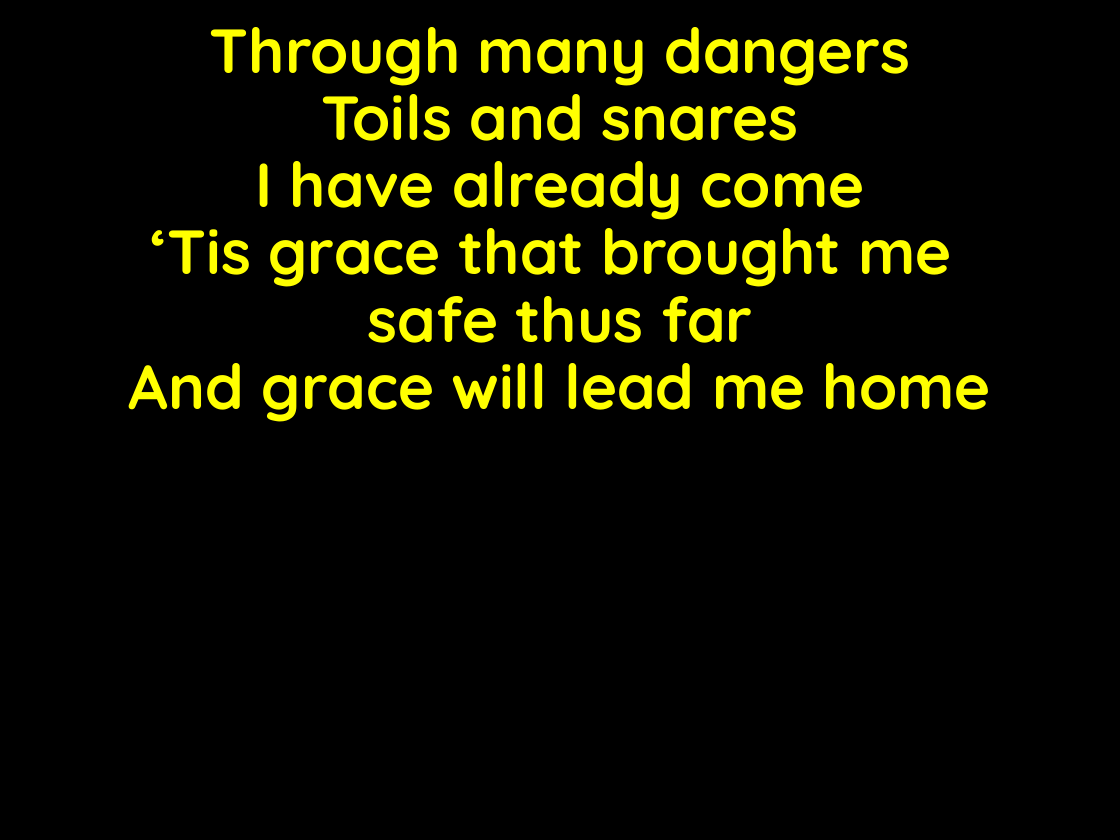
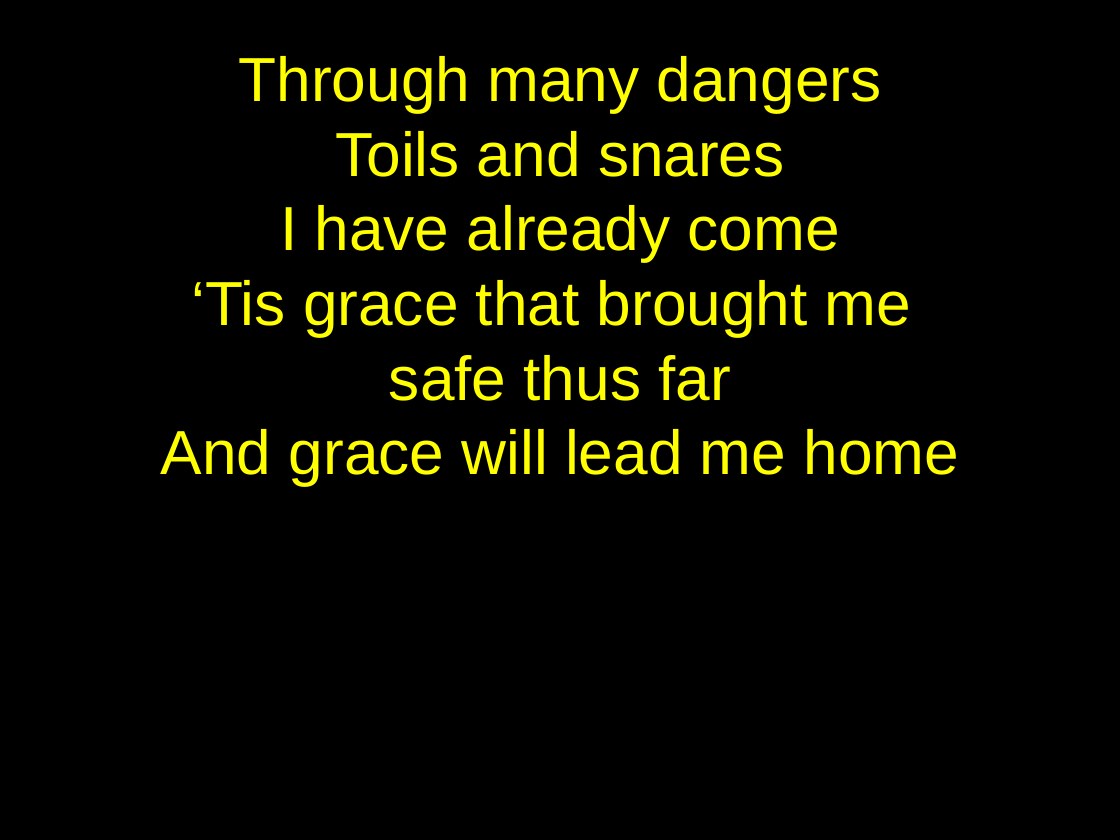
Before and after one commit to mcm-ham/audiovisual-presenter, a slide deck: slide 4 of Library/Music/Amazing Grace.ppt. Drawn at 1120x840 pixels with LibreOffice and Linux fonts; fonts in the diff are those of the drawing. Boxes give left, top, right and bottom in pixels: in the first picture for what was removed or moved away, otherwise in the second. Text is boxed around its words. In the diff, an @@ line names an element or a change of style, - is before the commit and + after.

```diff
--- a/Library/Music/Amazing Grace.ppt
+++ b/Library/Music/Amazing Grace.ppt
@@ title at bbox=[161, 56, 960, 485]: text changed; font Quicksand to Arial; bold off @@
-Through many dangers
-Toils and snares
-I have already come
-‘Tis grace that brought me
-safe thus far
-And grace will lead me home
+Through many dangers
+Toils and snares
+I have already come
+‘Tis grace that brought me
+safe thus far
+And grace will lead me home
```
Also in this commit, not shown: 4 other slides changed, 1 slide removed, 8 other files.
